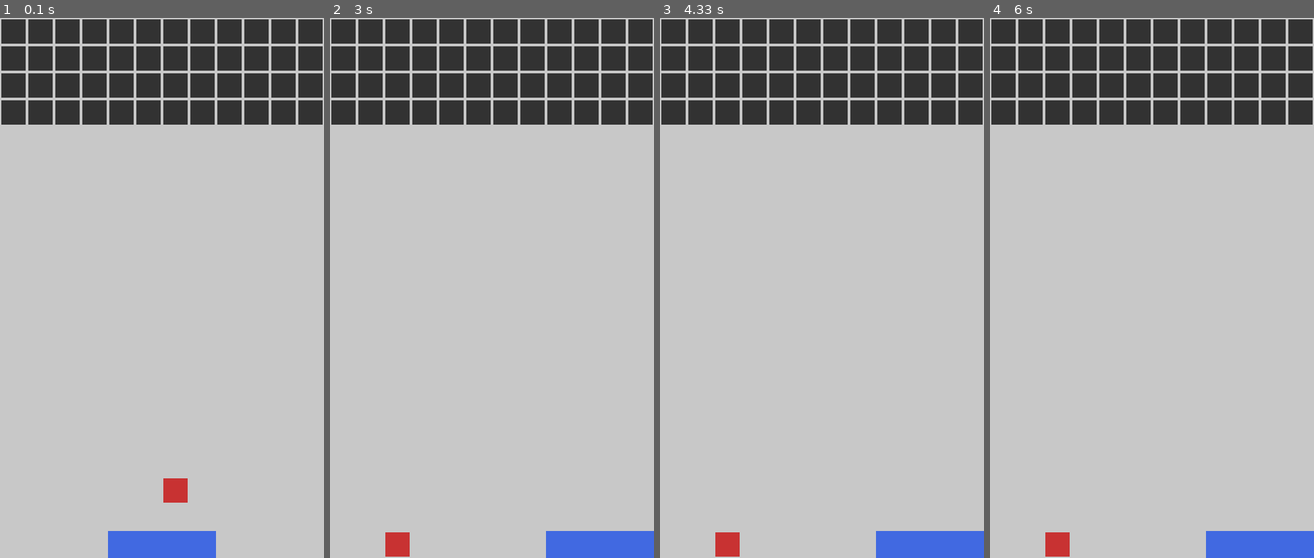
Above: before the commit, frames 1-4 (left to right).
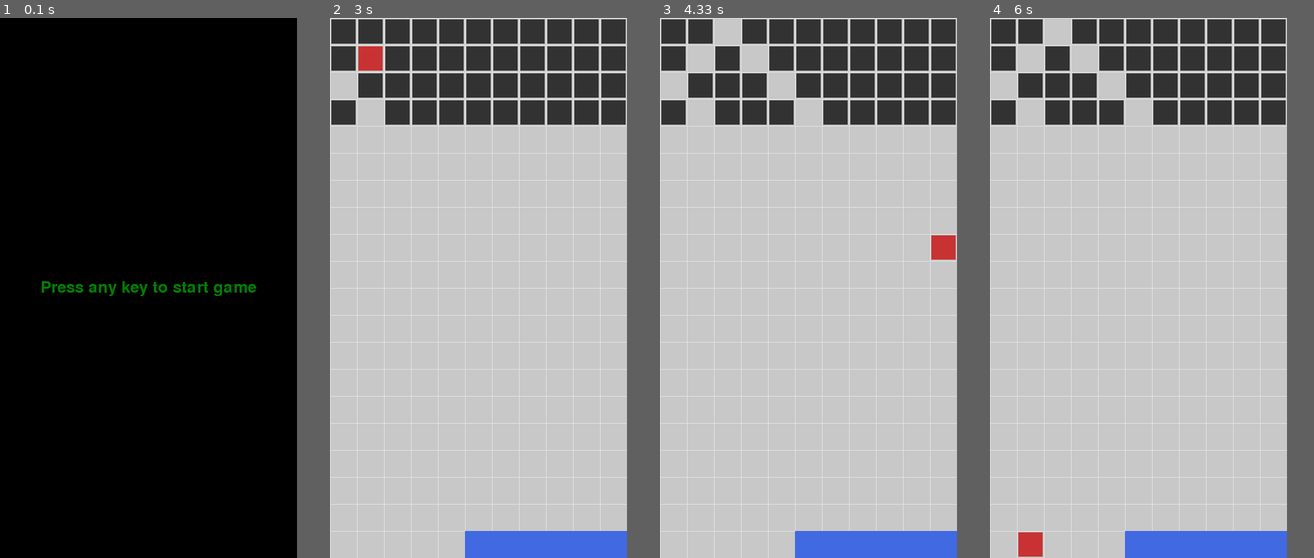
Above: after the commit, the same moments.

Repository: BigShuang/simple-brick-games-by-pygame
Game: pygame game, started from pong_breakout.py
Two runs of this game, one before a commit and one after it. Both use one fixed random seed, a clock stepped at 60 frames per second and the inputs below.
Inputs:
- Up to frame 1 (0.1 s): no input
- Up to frame 2 (3 s): hold Right 0.33-0.8 s; hold Right 0.83-1.3 s; hold Left 1.33-1.87 s; hold Right 2.33-2.97 s
- Up to frame 3 (4.33 s): hold Left 3-3.47 s; hold D 3.5-3.97 s; hold Right from 4 s (still down)
- Up to frame 4 (6 s): release Right at 4.47 s; hold A 4.5-5.03 s; hold D from 5.5 s (still down)
In our replay, the window is 480x800 before the commit and 440x800 after it. These sizes can differ from the game's own. Grey fills any space a smaller window leaves; there, only what the larger window draws over its background counts as a difference.

The runs differ from the first frame. In frame 1, 93% of the frame differs, in the area x 0-100%, y 0-100%; in frame 2, 8.8%; in frame 3, 10%; in frame 4, 10%.

Commit message:
pong breakout finished

Diff:
--- a/pong_breakout.py
+++ b/pong_breakout.py
@@ -2,14 +2,18 @@
 import sys
 import random
 
-C, R = 12, 20  # 11列， 20行
-
-BAT_LENGTH = 4
+C, R = 11, 20  # 11列， 20行
+
+FPS=20 # 游戏帧率
+MOVE_SPACE = 3  # 敌人移动速度（单位，帧）
+
+BAT_LENGTH = 6
+BRICK_LAYER = 4
+
+
 CELL_SIZE = 40  # 格子尺寸
 PADDING = 2  # 间距
 
-FPS=20 # 游戏帧率
-MOVE_SPACE = 10  # 敌人移动速度（单位，帧）
 
 WIN_WIDTH = CELL_SIZE * C  # 窗口宽度
 WIN_HEIGHT = CELL_SIZE * R  # 窗口高度
@@ -37,6 +41,8 @@
 # 创建主窗体
 clock=pygame.time.Clock() # 用于控制循环刷新频率的对象
 win=pygame.display.set_mode((WIN_WIDTH,WIN_HEIGHT))
+pygame.display.set_caption('Pong Breakout by Big Shuang')
+
 
 # 大中小三种字体，48,36,24
 FONTS = [
@@ -68,41 +74,58 @@
                 brick = Brick(ci, ri, "brick")
                 self.add(brick)
 
+    def check_hit(self, ball):
+        ball_cr = tuple(ball.cr)
+        for brick in self.sprites():
+            if tuple(brick.cr) == ball_cr:
+                self.remove(brick)
+                return True
+
+        return False
+
 
 class Ball(Brick):
     def __init__(self, c, r, color="ball"):
         super().__init__(c, r, color)
 
-        self.direction = [1, -1]
+        self.direction = [1, 1]
 
     def move(self):
         new_c = self.cr[0] + self.direction[0]
         self.cr[0] = new_c
-        bat_x = new_c * CELL_SIZE + PADDING
-
-        self.rect.left = bat_x
+        ball_x = new_c * CELL_SIZE + PADDING
+
+        self.rect.left = ball_x
 
         new_r = self.cr[1]  + self.direction[1]
         self.cr[1] = new_r
-        bat_y = new_r * CELL_SIZE + PADDING
-
-        self.rect.top = bat_y
+        ball_y = new_r * CELL_SIZE + PADDING
+
+        self.rect.top = ball_y
 
     def check_collide_with_wall(self):
         new_c = self.cr[0] + self.direction[0]
         if not (0 <= new_c < C):
-            print("change direction 0")
             self.direction[0] = -self.direction[0]
 
         new_r = self.cr[1]  + self.direction[1]
         if new_r < 0:
-            print("change direction 1")
             self.direction[1] = -self.direction[1]
         elif new_r >= R:
             return False
 
         return True
 
+    def check_collide_with_bat(self, bat):
+        new_c = self.cr[0] + self.direction[0]
+        new_r = self.cr[1] + self.direction[1]
+        if new_r == R -1 and bat.c <= new_c < bat.c + bat.cnum:
+            self.direction[1] = -self.direction[1]
+            new_c = self.cr[0] + bat.mc
+            if 0 <= new_c < C:
+                self.cr[0] = new_c
+                self.check_collide_with_wall()
+
 
 class Bat(pygame.sprite.Sprite):
     def __init__(self, c, batlen):
@@ -110,6 +133,7 @@
 
         self.cnum = batlen
         self.c = c
+        self.mc = 0
         bat_x = c * CELL_SIZE
         bat_y = ( R - 1 ) * CELL_SIZE
 
@@ -120,8 +144,8 @@
 
         self.rect.move_ip(bat_x, bat_y)
 
-    def move(self, mc):
-        new_c = self.c + mc
+    def move(self):
+        new_c = self.c + self.mc
         if 0 <= new_c <= C - self.cnum:
 
             self.c = new_c
@@ -130,13 +154,18 @@
             self.rect.left = bat_x
 
 
-
-bm = BrickManager(4)
+bm = BrickManager(BRICK_LAYER)
 bat = Bat((C - BAT_LENGTH) // 2 , BAT_LENGTH)
 ball = Ball(C // 2 - 1,  R - 2)
 
-running = True
-move_c = 0
+running = False
+time_count = 0
+
+
+start_info = FONTS[2].render("Press any key to start game", True, COLORS["score"])
+text_rect = start_info.get_rect(center=(WIN_WIDTH / 2, WIN_HEIGHT / 2))
+win.blit(start_info, text_rect)
+
 
 while True:
     # 获取所有事件
@@ -146,36 +175,66 @@
             pygame.quit()
             sys.exit()
 
-        if event.type == pygame.KEYDOWN:
-            if running:
-                if event.key == pygame.K_LEFT or event.key == ord('a'):
-                    move_c = -1
-                if event.key == pygame.K_RIGHT or event.key == ord('d'):
-                    move_c = 1
-
-        elif event.type == pygame.KEYUP:
-            if running:
-                if (event.key == pygame.K_LEFT or event.key == ord('a')) and move_c == -1:
-                    move_c = 0
-                if (event.key == pygame.K_RIGHT or event.key == ord('d')) and move_c == 1:
-                    move_c = 0
+        if running:
+            if event.type == pygame.KEYDOWN:
+                    if event.key == pygame.K_LEFT or event.key == ord('a'):
+                        bat.mc = -1
+                    if event.key == pygame.K_RIGHT or event.key == ord('d'):
+                        bat.mc = 1
+            elif event.type == pygame.KEYUP:
+                    if (event.key == pygame.K_LEFT or event.key == ord('a')) and bat.mc == -1:
+                        bat.mc = 0
+                    if (event.key == pygame.K_RIGHT or event.key == ord('d')) and bat.mc == 1:
+                        bat.mc = 0
+        else:
+            if event.type == pygame.KEYDOWN:
+                bm = BrickManager(BRICK_LAYER)
+                bat = Bat((C - BAT_LENGTH) // 2, BAT_LENGTH)
+                ball = Ball(C // 2 - 1, R - 2)
+                running = True
 
     if running:
         # Fill the screen with black
         win.fill(COLORS["bg"])
 
-    bm.draw(win)
-
-    if ball.check_collide_with_wall():
-        ball.move()
-
-    win.blit(ball.image, ball.rect)
-
-    bat.move(move_c)
-    win.blit(bat.image, bat.rect)
-
+        # 划上网格线，方便把握距离
+        for ci in range(C):
+            cx = CELL_SIZE * ci
+            pygame.draw.line(win, COLORS["line"], (cx, 0), (cx, R * CELL_SIZE))
+        for ri in range(R):
+            ry = CELL_SIZE * ri
+            pygame.draw.line(win, COLORS["line"], (0, ry), (C * CELL_SIZE, ry))
+
+        bat.move()
+        win.blit(bat.image, bat.rect)
+
+        if (time_count + 1) % MOVE_SPACE == 0:
+            if ball.check_collide_with_wall():
+                ball.check_collide_with_bat(bat)
+                ball.move()
+                bm.check_hit(ball)
+            else:
+                print("Game Over")
+                texts = ["Game Over", "Brick Left: %d" % len(bm.sprites()), "Press Any Key to Restart game"]
+                for ti, text in enumerate(texts):
+                    over_info = FONTS[ti].render(text, True, COLORS["over"])
+                    text_rect = over_info.get_rect(center=(WIN_WIDTH / 2, WIN_HEIGHT / 2 + 48 * ti))
+                    win.blit(over_info, text_rect)
+                running = False
+
+            if len(bm.sprites()) == 0:
+                texts = ["You Win!", "Brick nums: %d" % (BRICK_LAYER * C) ,"Press Any Key to Restart game"]
+                for ti, text in enumerate(texts):
+                    over_info = FONTS[ti].render(text, True, COLORS["score"])
+                    text_rect = over_info.get_rect(center=(WIN_WIDTH / 2, WIN_HEIGHT / 2 + 48 * ti))
+                    win.blit(over_info, text_rect)
+                running = False
+
+        win.blit(ball.image, ball.rect)
+
+        bm.draw(win)
+        time_count += 1
 
 
     clock.tick(FPS) # 控制循环刷新频率,每秒刷新FPS对应的值的次数
-
     pygame.display.update()
Not shown, changed: details.md
